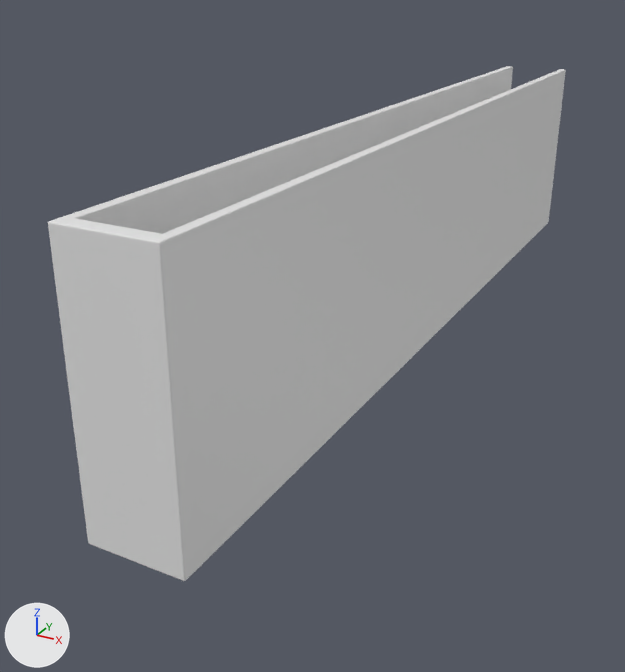
What one commit did to the Blender file Foot for shower shelves.blend.
Before and after are seen from a camera (50 mm lens) standing at (72.1, -175.5, 75.9) and looking at (-14.0, -19.1, -2.3). The lights are fixed; the arrows at lower left show +X, +Y and +Z.

In view in the first picture: 'Foot'.
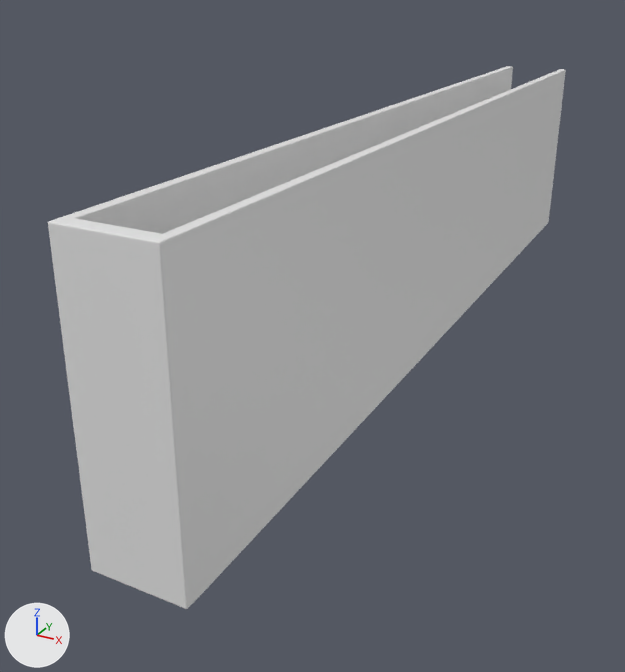
The change, as a diff of the scene's bpy script:
```diff
--- a/Foot for shower shelves.blend.py
+++ b/Foot for shower shelves.blend.py
@@ me_plane_001 @@
 me_plane_001.from_pydata(...)  # 36 vertices, 34 faces; spans x -9.0..9.0, y -98.0..95.0, z -5.0..45.0
 # used by ob_foot; location = (0.0, 0.0, 0.0)
 # before: 2 (-9.0, -95.0, -5.0), 3 (9.0, -95.0, -5.0), 21 (-7.0, -95.0, -5.0), 23 (7.0, -95.0, -5.0), 24 (-7.0, -98.0, -5.0)
 # before: 25 (-9.0, -98.0, -5.0), 27 (9.0, -98.0, -5.0), 35 (7.0, -98.0, -5.0)
+# me_plane_001 part 1
+for i in [2, 3, 21, 23, 24, 25, 27, 35]: me_plane_001.vertices[i].co += Vector((0.0, 0.0, -5.0))
```

Boxes (x1, y1, x2, y2) around the edits, measured in the pictures (625 x 672 px; the box of a moved part takes in the faces that stretch with it):
'Foot', reshaped
    before: (48, 66, 566, 581)
    after: (48, 66, 566, 609)
part 1 of me_plane_001, moved or reshaped
    before: (85, 218, 549, 581)
    after: (85, 218, 549, 609)
